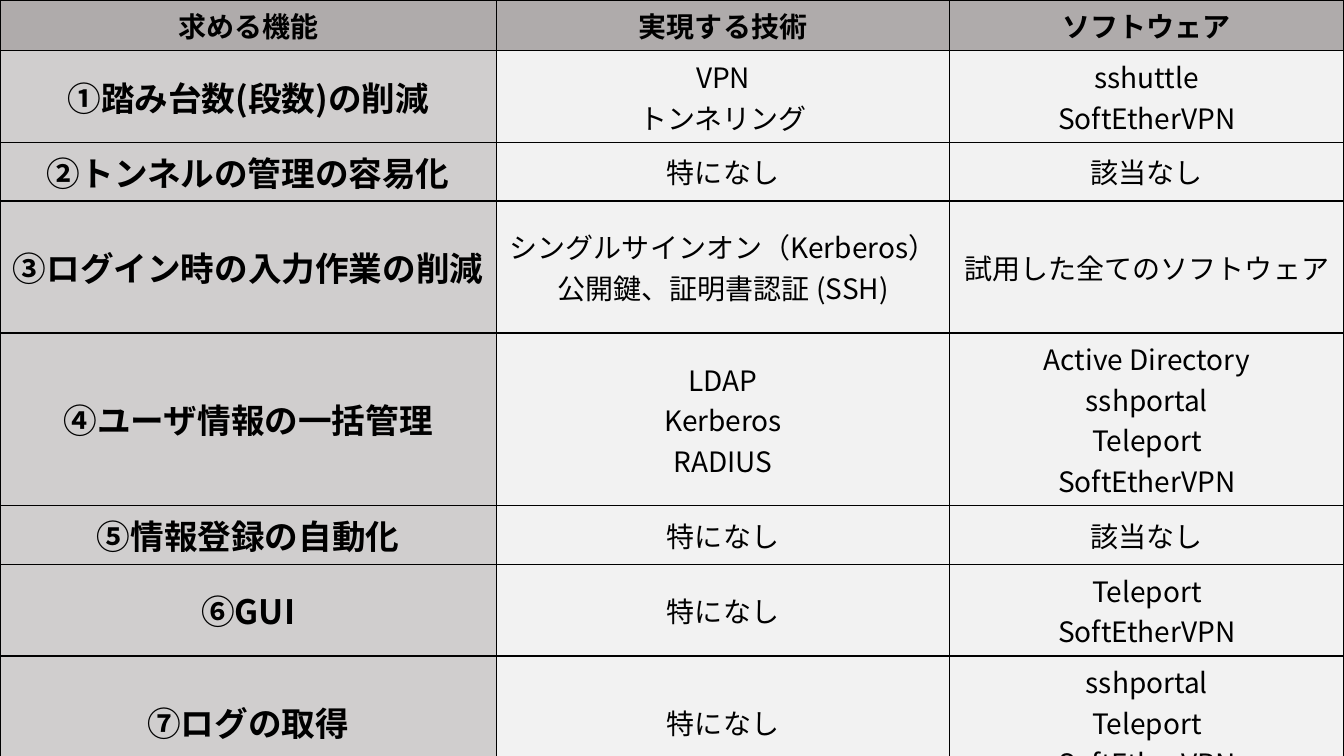
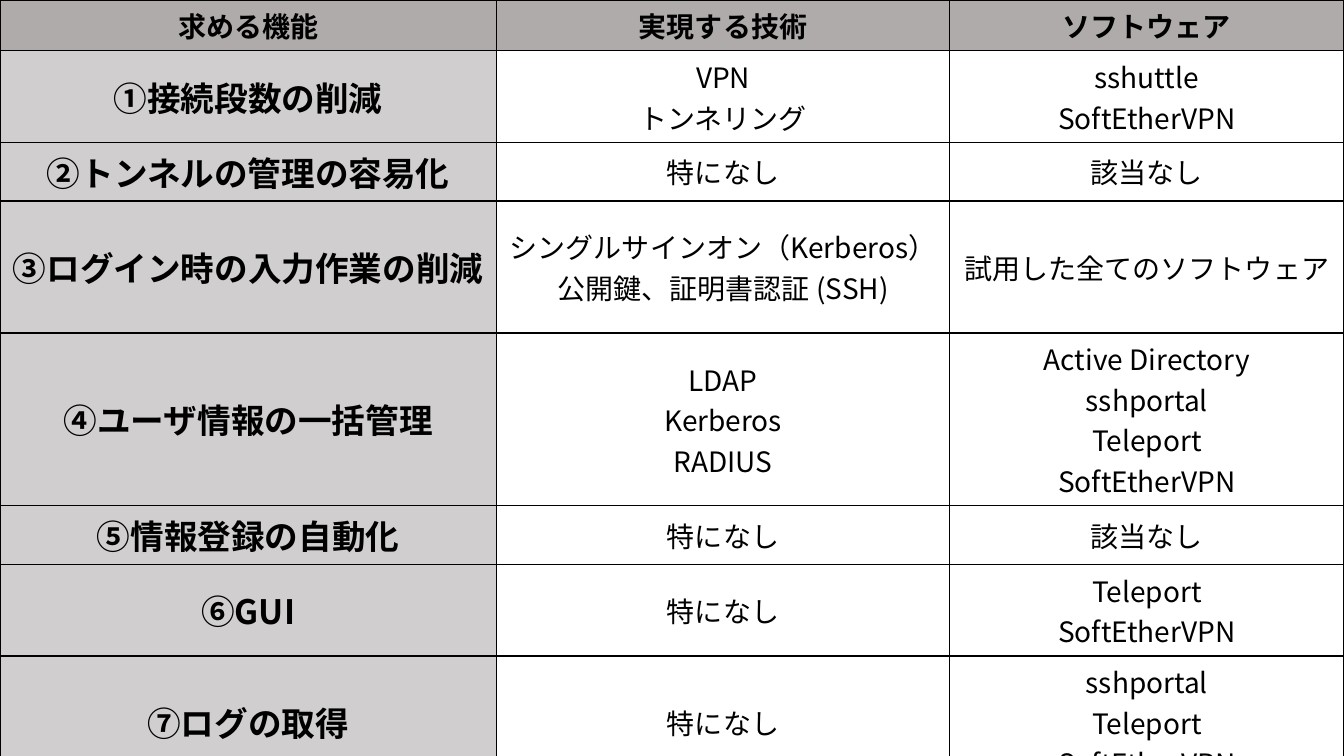
Before and after one commit to Alice-to-Bob/Graduate_School, a slide deck: slide 8 of SUBTHEME/graphs/telework_list.pptx. Drawn at 1344x756 pixels with LibreOffice and Linux fonts; fonts in the diff are those of the drawing. Boxes give left, top, right and bottom in pixels: in the first picture for what was removed or moved away, otherwise in the second. Text is boxed around its words. In the diff, an @@ line names an element or a change of style, - is before the commit and + after.

```diff
--- a/SUBTHEME/graphs/telework_list.pptx
+++ b/SUBTHEME/graphs/telework_list.pptx
@@ table at [0,0,1344,745] @@
-row 2, column 1: ①踏み台数(段数)の削減
+row 2, column 1: ①接続段数の削減
@@ fill #F2F2F2 to #FFFFFF in 16 cells @@
```
Also in this commit, not shown: 7 other slides changed, 11 other files.
